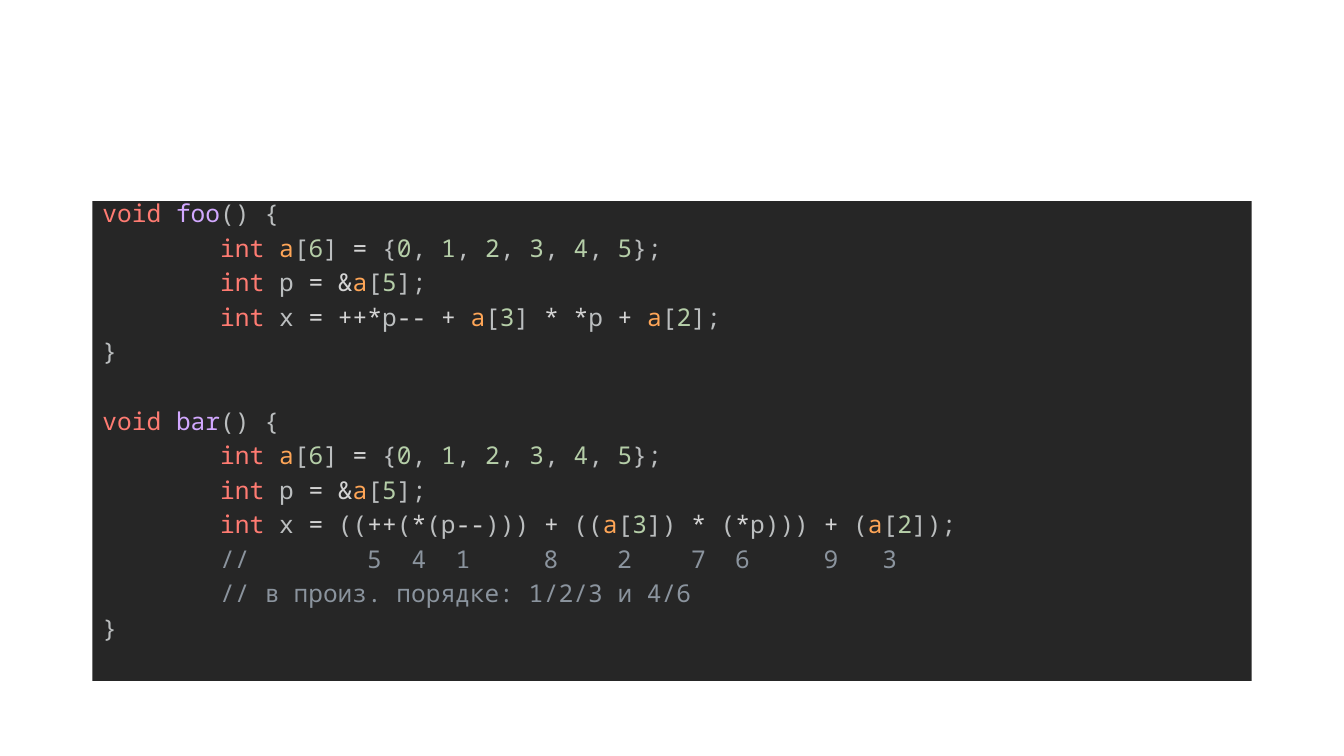
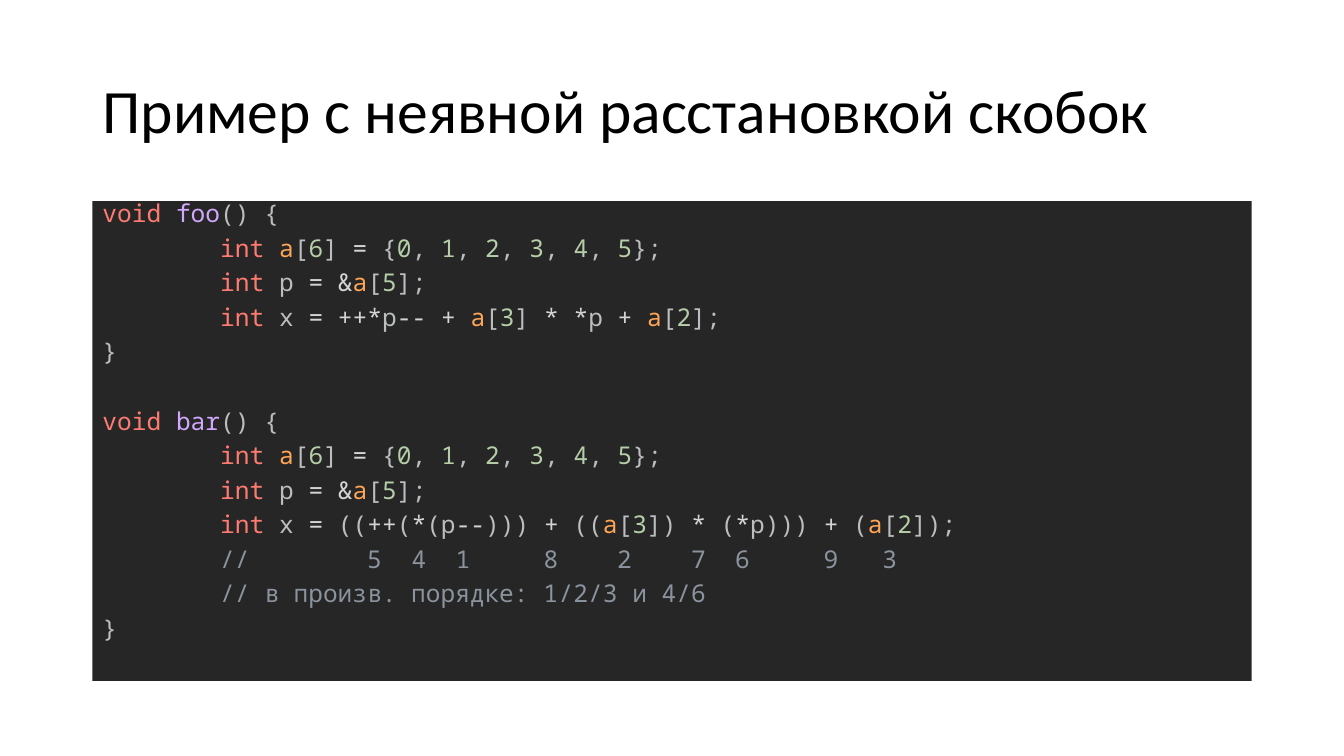
Before and after one commit to Evgueni-Petrov-aka-espetrov/Algorithms-and-Programming-in-C-pptx, a slide deck: slide 7 of 004 Побочные эффекты выражений в Си.pptx. Drawn at 1344x756 pixels with LibreOffice and Linux fonts; fonts in the diff are those of the drawing. Boxes give left, top, right and bottom in pixels: in the first picture for what was removed or moved away, otherwise in the second. Text is boxed around its words. In the diff, an @@ line names an element or a change of style, - is before the commit and + after.

```diff
--- a/004 Побочные эффекты выражений в Си.pptx
+++ b/004 Побочные эффекты выражений в Си.pptx
@@ title added at bbox=[102, 91, 1148, 143], 44 pt, text #000000 @@
+Пример с неявной расстановкой скобок
@@ text at bbox=[264, 584, 706, 608]: text changed @@
-// в произ. порядке: 1/2/3 и 4/6
+// в произв. порядке: 1/2/3 и 4/6
```
Also in this commit, not shown: 15 other slides changed.
